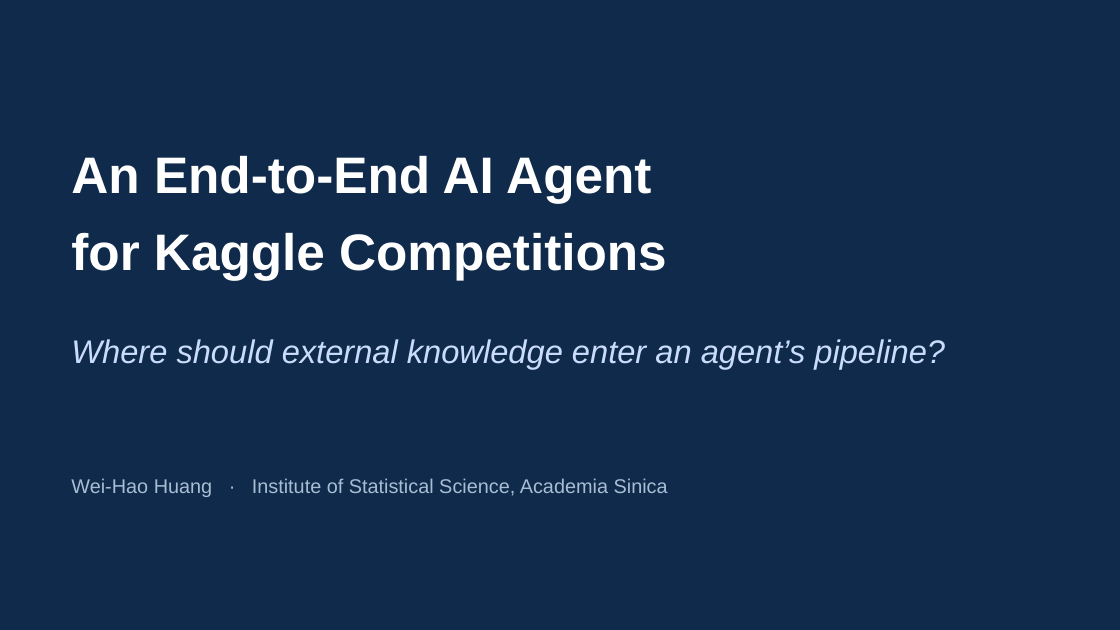
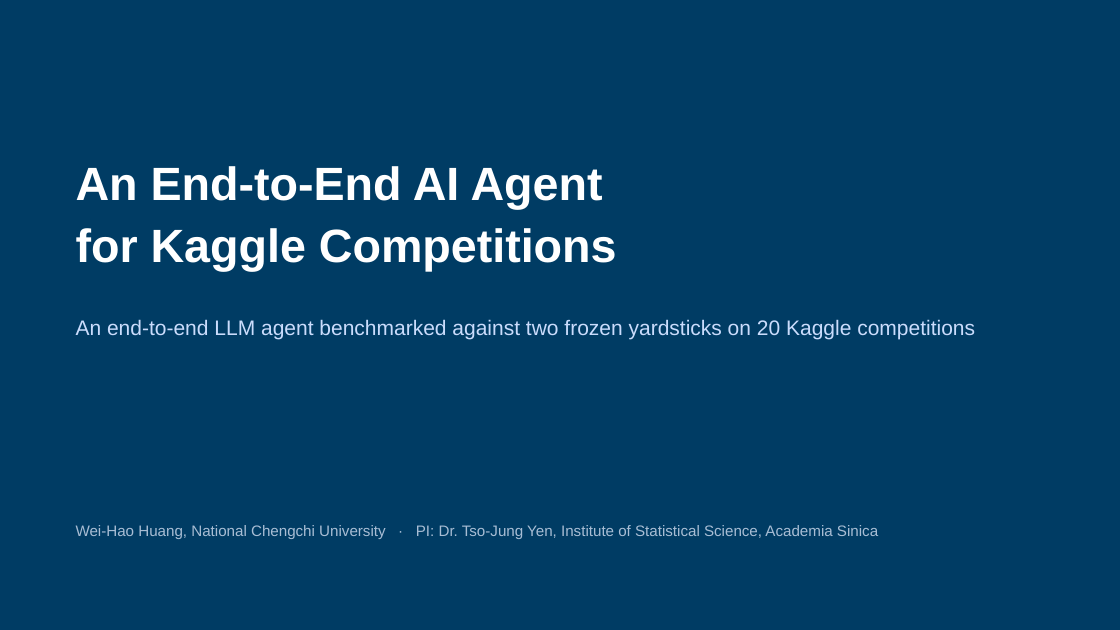
Before and after one commit to 930731haohao-afk/kaggle-agent, a slide deck: slide 1 of docs/presentation/slides_4min.pptx. Drawn at 1120x630 pixels with LibreOffice and Linux fonts; fonts in the diff are those of the drawing. Boxes give left, top, right and bottom in pixels: in the first picture for what was removed or moved away, otherwise in the second. Text is boxed around its words. In the diff, an @@ line names an element or a change of style, - is before the commit and + after.

```diff
--- a/docs/presentation/slides_4min.pptx
+++ b/docs/presentation/slides_4min.pptx
@@ background #0F2A4A to #003C64 @@
@@ text "An End-to-End AI Agent": place and size @@
-text "An End-to-End AI Agent" at bbox=[71, 155, 667, 280]
+text "An End-to-End AI Agent" at bbox=[76, 166, 617, 271]
@@ text "An End-to-End AI Agent" at bbox=[76, 166, 617, 271]: size 44 to 40 pt; line spacing 1.25 to 1.1 @@
@@ text at bbox=[76, 319, 975, 340]: text changed; size 28 to 18 pt; italic off @@
-Where should external knowledge enter an agent’s pipeline?
+An end-to-end LLM agent benchmarked against two frozen yardsticks on 20 Kaggle competitions
@@ text at bbox=[76, 525, 878, 539]: text changed; size 17 to 13 pt @@
-Wei-Hao Huang · Institute of Statistical Science, Academia Sinica
+Wei-Hao Huang, National Chengchi University · PI: Dr. Tso-Jung Yen, Institute of Statistical Science, Academia Sinica
```
Also in this commit, not shown: 5 slides added, 5 slides removed, 10 other files.
